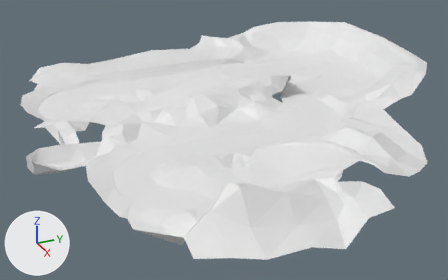
One commit to the Blender file Big-Bumper-Bash/Assets/Models/MapElements/TrackComponents/terrain.blend: the scene before it, then after it.
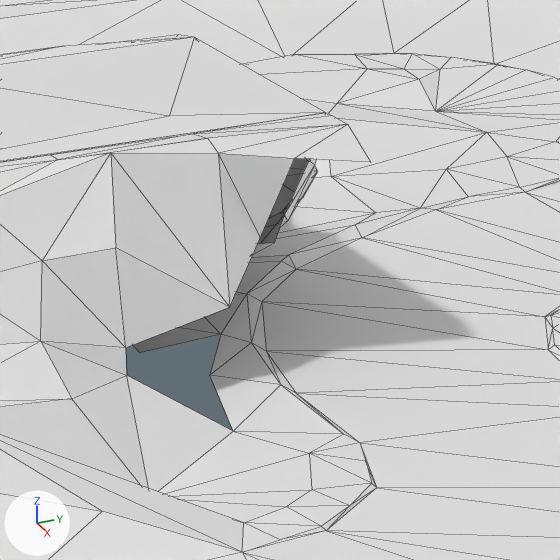
There are two pictures of each version: one whole from a 50 mm camera at (282.6, -119.6, 102.5) aimed at (58.7, -18.8, -9.4), one close up on the part from 58% to 70% of the width and 22% to 41% of the height. The lights are fixed; the arrows at lower left show +X, +Y and +Z. The close-ups show mesh edges as thin lines.

Script lines for the objects in view, before the commit:
```python
me_cube = bpy.data.meshes.new('Cube')
me_cube.from_pydata(...)  # 959 vertices, 1812 faces; spans x -41.0..157.0, y -101.0..95.0, z -5.0..16.0
me_cube.materials.append(mat_material)  # white #e7e7e7
ob_cube = bpy.data.objects.new('Cube', me_cube)
ob_cube.location = (0.0, 0.0, 0.0)
```
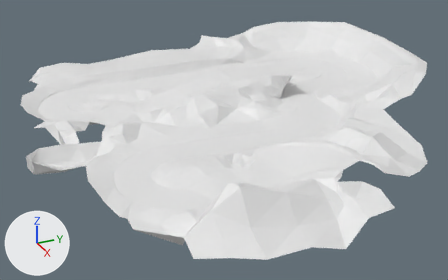
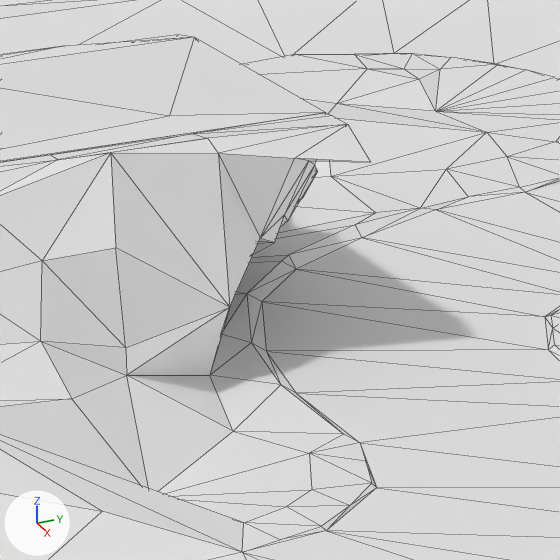
Diff of the bpy script that builds the scene:
```diff
--- a/Big-Bumper-Bash/Assets/Models/MapElements/TrackComponents/terrain.blend.py
+++ b/Big-Bumper-Bash/Assets/Models/MapElements/TrackComponents/terrain.blend.py
@@ me_cube @@
 # used by ob_cube; location = (0.0, 0.0, 0.0)
-me_cube.from_pydata(...)  # 959 vertices, 1812 faces; spans x -41.0..157.0, y -101.0..95.0, z -5.0..16.0
+me_cube.from_pydata(...)  # 958 vertices, 1829 faces, 1 loose edge; spans x -41.0..157.0, y -101.0..95.0, z -5.0..16.0
+# me_cube part 1
+# 1 vertex is removed from x 41.0, y 15.0, z 0.0
+# 1 face is deleted
+# 1 loose edge is added
+# 18 new faces join them
 me_cube.materials.append(mat_material)
```

Changed parts and their boxes (x1, y1, x2, y2) in the close-ups (560 x 560 px):
part 1 of me_cube, built on
    before: (133, 328, 220, 353)
    after: (126, 158, 356, 431)
